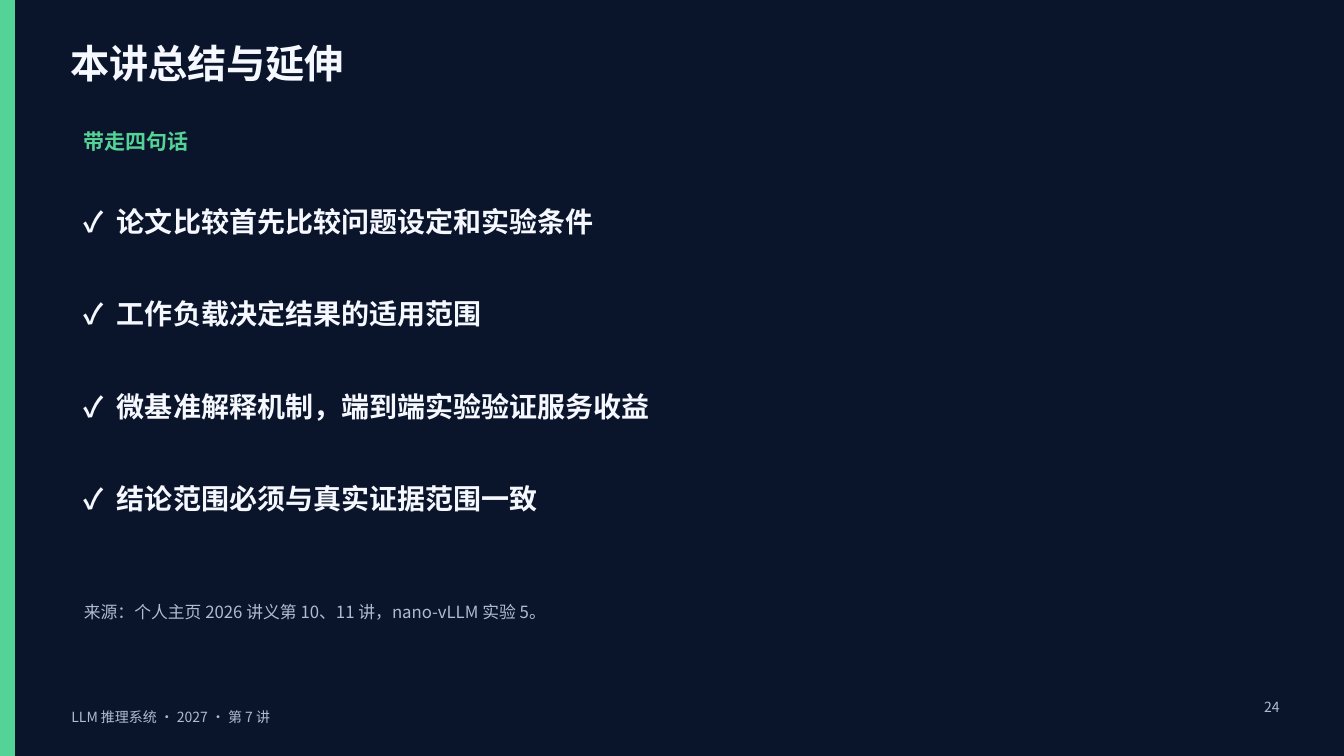
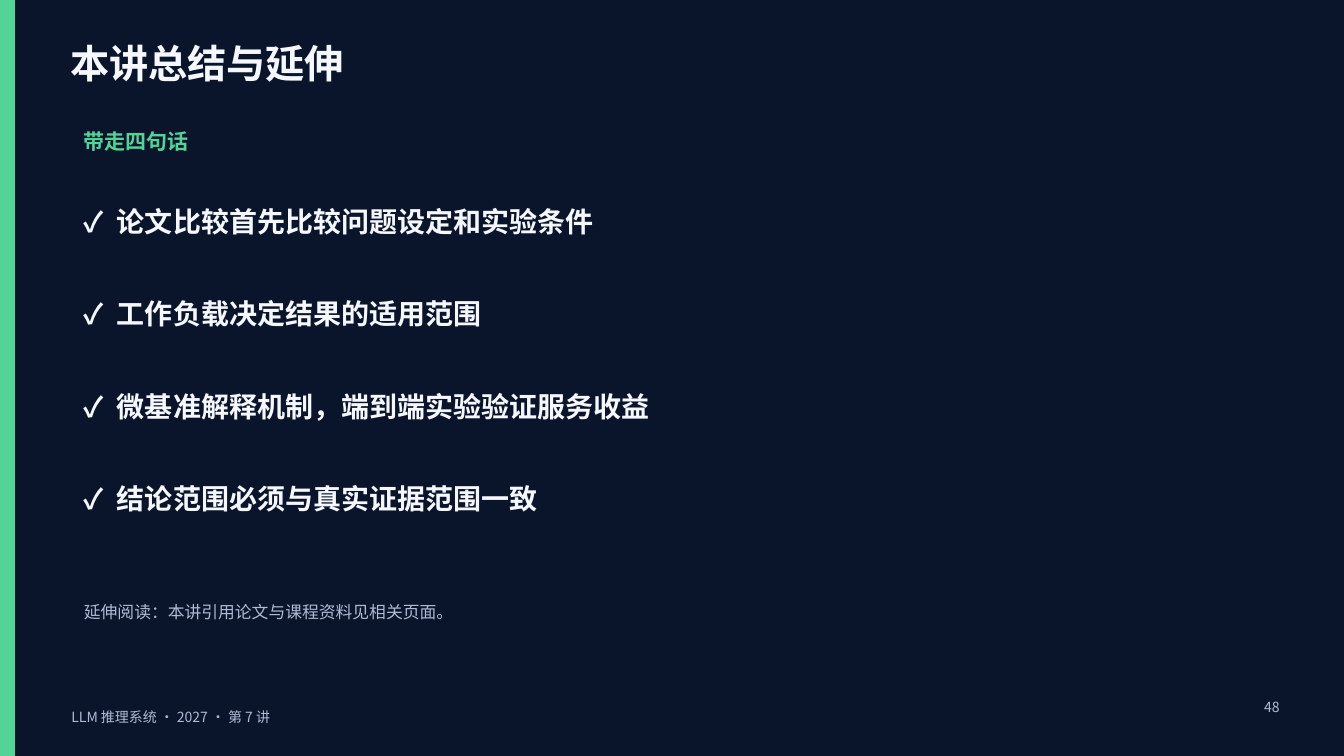
Before and after one commit to ShuhaoZhangTony/shuhaozhangtony.github.io, a slide deck: slide 48 of contents/teaching/intro-to-llm-inference-engines/2027/slides/lectures/第07讲_论文比较与实验验证.pptx (slide 24 before the commit). Drawn at 1344x756 pixels with LibreOffice and Linux fonts; fonts in the diff are those of the drawing. Boxes give left, top, right and bottom in pixels: in the first picture for what was removed or moved away, otherwise in the second. Text is boxed around its words. In the diff, an @@ line names an element or a change of style, - is before the commit and + after.

```diff
--- a/contents/teaching/intro-to-llm-inference-engines/2027/slides/lectures/第07讲_论文比较与实验验证.pptx
+++ b/contents/teaching/intro-to-llm-inference-engines/2027/slides/lectures/第07讲_论文比较与实验验证.pptx
@@ text at (84, 604, 453, 620): text changed @@
-来源：个人主页 2026 讲义第 10、11 讲，nano-vLLM 实验 5。
+延伸阅读：本讲引用论文与课程资料见相关页面。
@@ text at (1264, 701, 1280, 712): text changed @@
-24
+48
```
Also in this commit, not shown: 1 other slide changed, 24 slides added, 9 other files.
